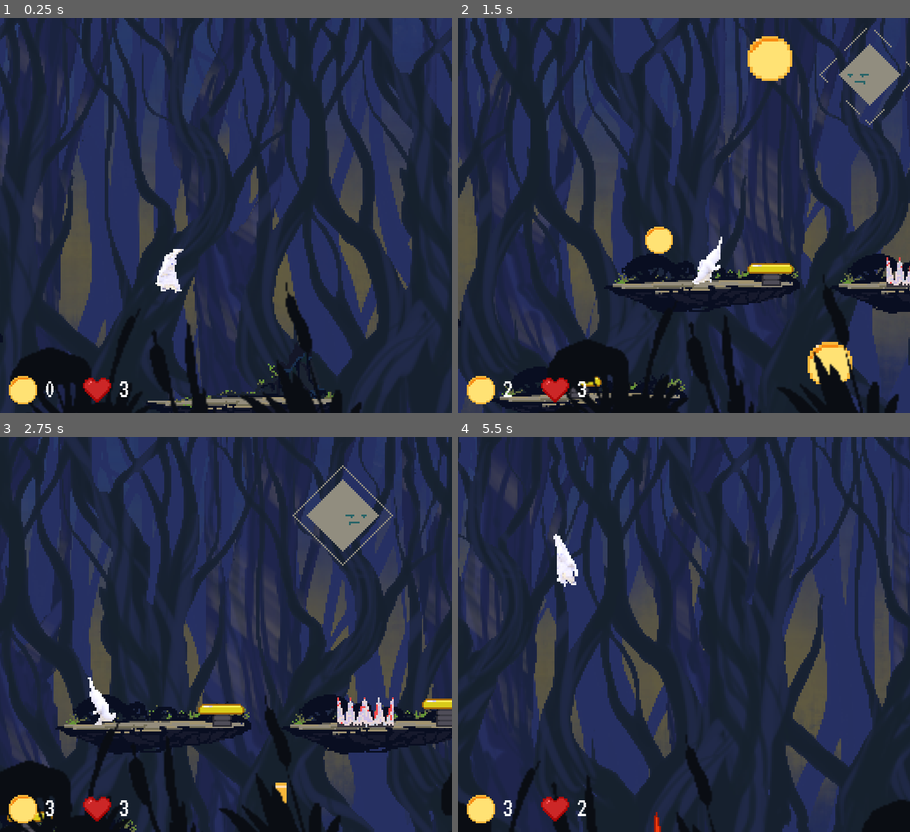
Above: before the commit, frames 1-4 (two rows, left to right).
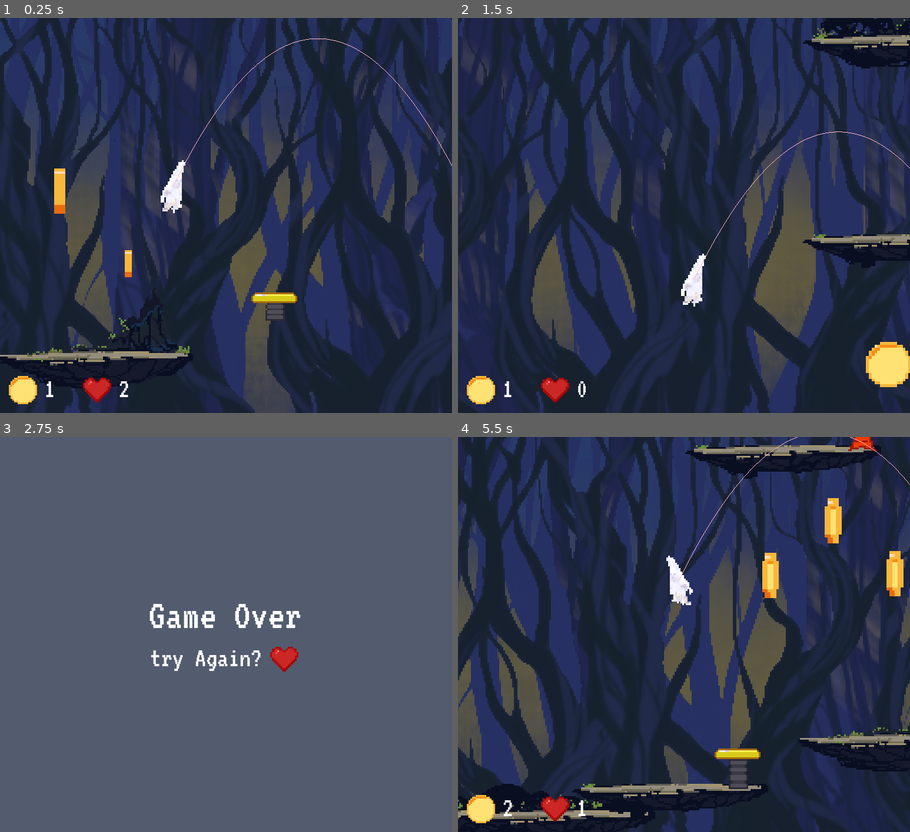
Above: after the commit, the same moments.

Repository: Pawel-9215/HoppyDays
Game: Godot game, scene res://levels/level1.tscn
Two runs of this game, one before a commit and one after it. Both use one fixed random seed, a clock stepped at 60 frames per second and the inputs below.
Inputs (mouse positions are in pixels of both pictures, inside the frame that each line leads up to):
- Up to frame 1 (0.25 s): no input
- Up to frame 2 (1.5 s): hold D (right) from 0.53 s (still down); tap Space (jump) at 0.77 s
- Up to frame 3 (2.75 s): tap Space (jump) at 1.52 s; release D (right) at 2.03 s; hold A (left) from 2.03 s (still down)
- Up to frame 4 (5.5 s): release A (left) at 2.75 s; click (742, 658) at 2.77 s; hold D (right) 3.53-5.03 s; tap Space (jump) at 3.77, 4.52, 5.27 s; hold A (left) from 5.03 s (still down)

The runs differ from the first frame. In frame 1, 48% of the frame differs, in the area x 0-100%, y 0-100%; in frame 2, 56%; in frame 3, 100%; in frame 4, 57%.

Commit message:
Hoppy Days almost done

Diff:
--- a/NPC/Cloud.tscn
+++ b/NPC/Cloud.tscn
@@ -79,6 +79,7 @@
 [node name="AnimatedSprite" type="AnimatedSprite" parent="."]
 frames = SubResource( 9 )
 animation = "idle"
+frame = 1
 playing = true
 
 [node name="AnimationPlayer" type="AnimationPlayer" parent="AnimatedSprite"]
@@ -89,7 +90,7 @@
 one_shot = true
 
 [node name="RayCast2D" type="RayCast2D" parent="AnimatedSprite"]
-position = Vector2( 0, 28 )
+position = Vector2( 0, 42 )
 enabled = true
 cast_to = Vector2( 0, 256 )
 [connection signal="timeout" from="AnimatedSprite/Timer" to="." method="_on_Timer_timeout"]
--- a/NPC/lightning.gd
+++ b/NPC/lightning.gd
@@ -1,14 +1,21 @@
 extends Node2D
 
-const SPEED = 80
+const SPEED = 150
 
 func _ready():
 	set_as_toplevel(true)
 	global_position = get_parent().global_position
 
 func _process(delta):
+	position.y += SPEED*delta
+	manage_collision()
 
-	position.y += SPEED*delta
+func manage_collision():
+	var collider = $Area2D.get_overlapping_bodies()
+	for object in collider:
+		if object.name == "Player":
+			get_tree().call_group("GameState", "hurt")
+		queue_free()
 
 func _on_VisibilityNotifier2D_viewport_exited(viewport):
 	queue_free()
--- a/NPC/lightning.tscn
+++ b/NPC/lightning.tscn
@@ -61,7 +61,7 @@
 [node name="AnimatedSprite" type="AnimatedSprite" parent="Area2D"]
 frames = SubResource( 10 )
 animation = "fly"
-frame = 3
+frame = 6
 playing = true
 
 [node name="CollisionShape2D" type="CollisionShape2D" parent="Area2D"]
--- /dev/null
+++ b/Player/Camera2D.gd
@@ -0,0 +1,14 @@
+extends Camera2D
+
+const OFFSET = 40
+
+func _ready():
+	pass
+
+func _on_Player_animate(motion):
+	if motion.x > 0:
+		position.x = OFFSET
+	elif motion.x < 0:
+		position.x = -OFFSET
+	else:
+		pass
--- a/Player/Player.gd
+++ b/Player/Player.gd
@@ -6,10 +6,12 @@
 const GRAVITY = 25
 const UP = Vector2(0,-1)
 const JUMP_SPEED = 500
+const ACCELERATION = 30
 
 const BOOST_MULTIPLIER = 1.5
 
 signal animate
+
 
 func _physics_process(delta):
 	apply_gravity()
@@ -17,6 +19,8 @@
 	move()
 	animate()
 	move_and_slide(motion, UP)
+	if motion.x !=0:
+		print(motion)
 
 func apply_gravity():
 	if is_on_floor() and motion.y > 0:
@@ -33,11 +37,22 @@
 
 func move():
 	if Input.is_action_pressed("left") and (Input.is_action_pressed("right") != true):
-		motion.x = -SPEED
+		if motion.x > -SPEED:
+			motion.x -= ACCELERATION
+		elif motion.x < -SPEED:
+			motion.x = -SPEED
 	elif Input.is_action_pressed("right") and (Input.is_action_pressed("left") != true):
-		motion.x = SPEED
+		if motion.x < SPEED:
+			motion.x += ACCELERATION
+		elif motion.x > SPEED:
+			motion.x = SPEED
 	else:
-		motion.x = 0
+		if motion.x > -ACCELERATION and motion.x < ACCELERATION:
+			motion.x = 0
+		elif motion.x > 0:
+			motion.x -= ACCELERATION
+		elif motion.x < 0:
+			motion.x += ACCELERATION
 
 func animate():
 	emit_signal("animate", motion)
--- a/Player/Player.tscn
+++ b/Player/Player.tscn
@@ -10,6 +10,8 @@
 [ext_resource path="res://GFX/background/foreground.png" type="Texture" id=8]
 [ext_resource path="res://SFX/Jump.wav" type="AudioStream" id=9]
 [ext_resource path="res://SFX/Hit_hurt.wav" type="AudioStream" id=10]
+[ext_resource path="res://Player/Camera2D.gd" type="Script" id=11]
+[ext_resource path="res://Player/debug.gd" type="Script" id=12]
 
 [sub_resource type="CapsuleShape2D" id=1]
 radius = 10.3919
@@ -25,7 +27,7 @@
 }
 
 [node name="PlayerAnimation" parent="." instance=ExtResource( 3 )]
-frame = 8
+frame = 22
 script = ExtResource( 1 )
 
 [node name="CollisionShape2D" type="CollisionShape2D" parent="."]
@@ -34,9 +36,10 @@
 shape = SubResource( 1 )
 
 [node name="Camera2D" type="Camera2D" parent="."]
-position = Vector2( 30, 0 )
+position = Vector2( 30, -20 )
 current = true
 smoothing_enabled = true
+script = ExtResource( 11 )
 
 [node name="ParallaxBackground" type="ParallaxBackground" parent="Camera2D"]
 
@@ -96,6 +99,7 @@
 layer = 1
 
 [node name="ParallaxLayer5" type="ParallaxLayer" parent="Camera2D/ParallaxBackground2"]
+visible = false
 z_index = 3
 z_as_relative = false
 motion_scale = Vector2( 1.1, 0.1 )
@@ -118,4 +122,8 @@
 [node name="HurtSfx" type="AudioStreamPlayer" parent="."]
 stream = ExtResource( 10 )
 volume_db = -4.588
+
+[node name="debug" type="Node2D" parent="."]
+script = ExtResource( 12 )
+[connection signal="animate" from="." to="Camera2D" method="_on_Player_animate"]
 [connection signal="animate" from="." to="PlayerAnimation" method="_on_Player_animate"]
--- /dev/null
+++ b/Player/debug.gd
@@ -0,0 +1,25 @@
+extends Node2D
+tool
+
+const DELTA = 0.016
+const SPEED = 250
+const GRAVITY = 25
+const UP = Vector2(0,-1)
+const JUMP_SPEED = 500
+const COLOR = Color( 1, 0.71, 0.76, 1 )
+
+const BOOST_MULTIPLIER = 1.5
+
+var current_position = position
+
+func _draw():
+	# draw_line(position, Vector2(40,0),  Color( 1, 0.71, 0.76, 1 ))
+	for i in range(60):
+		draw_line(current_position, Vector2(current_position.x+SPEED*DELTA, current_position.y-JUMP_SPEED*DELTA+GRAVITY*DELTA*i), COLOR)
+		current_position = Vector2(current_position.x+SPEED*DELTA, current_position.y-JUMP_SPEED*DELTA+GRAVITY*DELTA*i)
+	current_position = position
+
+
+
+func _ready():
+	pass
--- a/levels/PlatformTiles.tscn
+++ b/levels/PlatformTiles.tscn
@@ -5,13 +5,13 @@
 [ext_resource path="res://GFX/environment/Island2.png" type="Texture" id=3]
 
 [sub_resource type="RectangleShape2D" id=1]
-extents = Vector2( 56.5575, 7.56686 )
+extents = Vector2( 57.2172, 7.56686 )
 
 [sub_resource type="RectangleShape2D" id=2]
-extents = Vector2( 57.8887, 3.7041 )
+extents = Vector2( 57.1788, 4.83344 )
 
 [sub_resource type="RectangleShape2D" id=3]
-extents = Vector2( 58.9172, 6.98559 )
+extents = Vector2( 57.2172, 6.98559 )
 
 [node name="PlatformTiles" type="Node2D"]
 
@@ -32,7 +32,7 @@
 [node name="StaticBody2D" type="StaticBody2D" parent="gr_Island2"]
 
 [node name="CollisionShape2D" type="CollisionShape2D" parent="gr_Island2/StaticBody2D"]
-position = Vector2( 0, 4.17139 )
+position = Vector2( 0, 5.76058 )
 shape = SubResource( 2 )
 
 [node name="gr_Island3" type="Sprite" parent="."]
--- a/levels/level1.tscn
+++ b/levels/level1.tscn
@@ -176,22 +176,23 @@
 script = ExtResource( 7 )
 
 [node name="Player" parent="." instance=ExtResource( 1 )]
-position = Vector2( 79.29, 42.9859 )
+position = Vector2( 419.513, 139.82 )
 
 [node name="TileMap" type="TileMap" parent="."]
 tile_set = ExtResource( 2 )
 collision_layer = 2
 format = 1
-tile_data = PoolIntArray( -131056, 2, 0, -65521, 2, 0, 9, 2, 0, 11, 1, 0, 13, 0, 0, 65562, 1, 0, 65567, 1, 0, 196606, 2, 0, 131073, 0, 0, 131076, 1, 0, 131078, 1, 0, 131083, 2, 0, 131090, 0, 0, 131095, 0, 0, 131101, 2, 0, 131105, 0, 0, 196611, 1, 0, 196617, 2, 0, 196623, 0, 0, 196629, 2, 0, 196634, 2, 0, 196636, 2, 0, 262146, 2, 0, 262148, 2, 0, 262149, 2, 0, 262156, 0, 0, 327687, 2, 0, 327688, 1, 0, 327689, 1, 0, 327690, 2, 0, 327705, 1, 0 )
+tile_data = PoolIntArray( -131056, 2, 0, -65521, 2, 0, 11, 1, 0, 13, 0, 0, 65562, 1, 0, 65567, 1, 0, 196606, 2, 0, 131073, 0, 0, 131077, 0, 0, 131083, 2, 0, 131090, 0, 0, 131095, 0, 0, 131101, 2, 0, 131105, 0, 0, 196611, 1, 0, 196623, 0, 0, 196629, 2, 0, 196634, 2, 0, 196636, 2, 0, 262146, 2, 0, 262156, 0, 0, 327685, 1, 0, 327687, 2, 0, 327688, 1, 0, 327689, 1, 0, 327690, 2, 0, 327705, 1, 0 )
 
 [node name="AnimatedSprite" type="AnimatedSprite" parent="."]
 position = Vector2( 1215.02, 149.752 )
 frames = SubResource( 39 )
 animation = "idle"
-frame = 26
+frame = 12
 playing = true
 
 [node name="Hazards" type="Node2D" parent="."]
+visible = false
 
 [node name="SpikeTop" parent="Hazards" instance=ExtResource( 4 )]
 position = Vector2( 431.796, 130.872 )
@@ -206,7 +207,7 @@
 position = Vector2( 629.867, 182.118 )
 
 [node name="SpikeTop5" parent="Hazards" instance=ExtResource( 4 )]
-position = Vector2( 869.867, 29.1184 )
+position = Vector2( 859.012, 25.3429 )
 
 [node name="SpikeTop6" parent="Hazards" instance=ExtResource( 4 )]
 position = Vector2( 1810.36, 180.223 )
@@ -221,7 +222,7 @@
 position = Vector2( 241.755, 194.458 )
 
 [node name="JumpPad2" parent="Jumppads" instance=ExtResource( 6 )]
-position = Vector2( 350.211, 130.386 )
+position = Vector2( 328.384, 218.14 )
 
 [node name="JumpPad3" parent="Jumppads" instance=ExtResource( 6 )]
 position = Vector2( 733.711, 307.147 )
@@ -243,16 +244,16 @@
 [node name="Coins" type="Node" parent="."]
 
 [node name="Coin" parent="Coins" instance=ExtResource( 9 )]
-position = Vector2( 287.115, 120.249 )
+position = Vector2( 267.961, 120.249 )
 
 [node name="Coin2" parent="Coins" instance=ExtResource( 9 )]
-position = Vector2( 349.923, 17.3503 )
+position = Vector2( 355.268, 73.0315 )
 
 [node name="Coin3" parent="Coins" instance=ExtResource( 9 )]
-position = Vector2( 240.923, 42.3503 )
+position = Vector2( 300.168, 78.4317 )
 
 [node name="Coin4" parent="Coins" instance=ExtResource( 9 )]
-position = Vector2( 383.923, 190.85 )
+position = Vector2( 394.168, 114.233 )
 
 [node name="Coin5" parent="Coins" instance=ExtResource( 9 )]
 position = Vector2( 735.923, 261.85 )
@@ -344,13 +345,13 @@
 position = Vector2( 1865.36, 115.54 )
 
 [node name="Cloud" parent="NPC-s" instance=ExtResource( 11 )]
-position = Vector2( 474.581, 25.9457 )
+position = Vector2( 633.893, -110.131 )
 
 [node name="Cloud2" parent="NPC-s" instance=ExtResource( 11 )]
-position = Vector2( 912.903, -99.6711 )
+position = Vector2( 1083.08, -263.677 )
 
 [node name="Cloud3" parent="NPC-s" instance=ExtResource( 11 )]
-position = Vector2( 1469.49, 55.6973 )
+position = Vector2( 1462.2, 41.4021 )
 
 [node name="Cloud4" parent="NPC-s" instance=ExtResource( 11 )]
-position = Vector2( 1906.88, 20.3059 )
+position = Vector2( 1718.11, -47.653 )
--- a/levels/tileset.tres
+++ b/levels/tileset.tres
@@ -5,13 +5,13 @@
 [ext_resource path="res://GFX/environment/Island2.png" type="Texture" id=3]
 
 [sub_resource type="RectangleShape2D" id=1]
-extents = Vector2( 56.5575, 7.56686 )
+extents = Vector2( 57.2172, 7.56686 )
 
 [sub_resource type="RectangleShape2D" id=2]
-extents = Vector2( 57.8887, 3.7041 )
+extents = Vector2( 57.1788, 4.83344 )
 
 [sub_resource type="RectangleShape2D" id=3]
-extents = Vector2( 58.9172, 6.98559 )
+extents = Vector2( 57.2172, 6.98559 )
 
 [resource]
 0/name = "gr_Island1"
@@ -43,8 +43,8 @@
 1/tile_mode = 0
 1/occluder_offset = Vector2( 55.5, 17 )
 1/navigation_offset = Vector2( 55.5, 17 )
-1/shape_offset = Vector2( 55.5, 21.1714 )
-1/shape_transform = Transform2D( 1, 0, 0, 1, 55.5, 21.1714 )
+1/shape_offset = Vector2( 55.5, 22.7606 )
+1/shape_transform = Transform2D( 1, 0, 0, 1, 55.5, 22.7606 )
 1/shape = SubResource( 2 )
 1/shape_one_way = false
 1/shape_one_way_margin = 1.0
@@ -53,7 +53,7 @@
 "one_way": false,
 "one_way_margin": 1.0,
 "shape": SubResource( 2 ),
-"shape_transform": Transform2D( 1, 0, 0, 1, 55.5, 21.1714 )
+"shape_transform": Transform2D( 1, 0, 0, 1, 55.5, 22.7606 )
 } ]
 1/z_index = 0
 2/name = "gr_Island3"
Not shown: 1 places in Player/Player.tscn that only renumber resources
